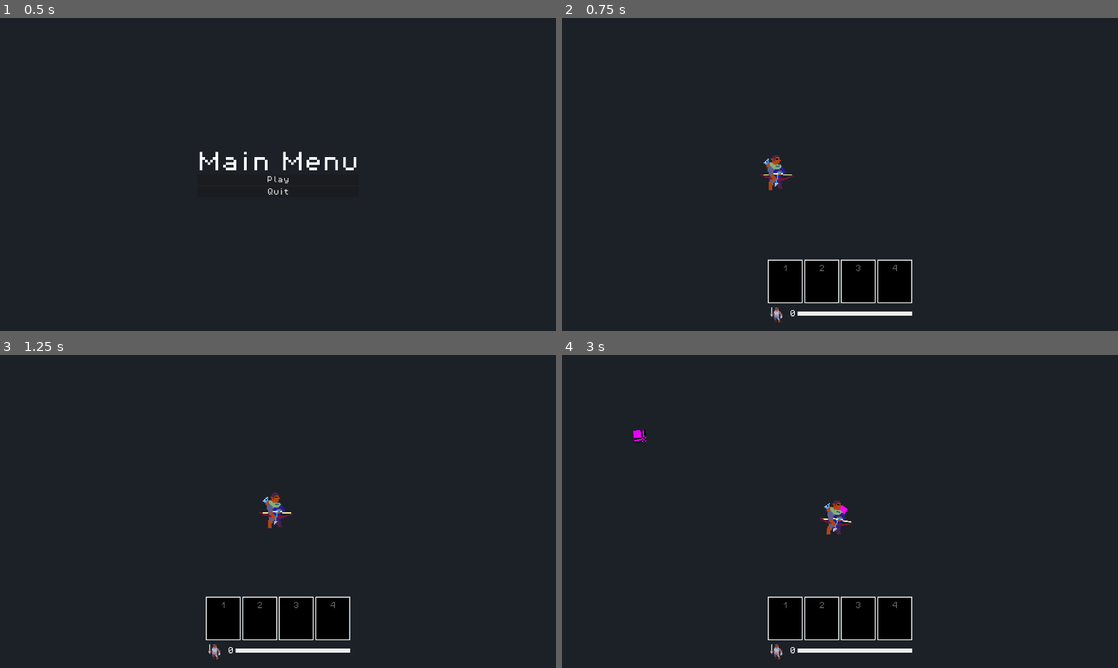
Above: before the commit, frames 1-4 (two rows, left to right).
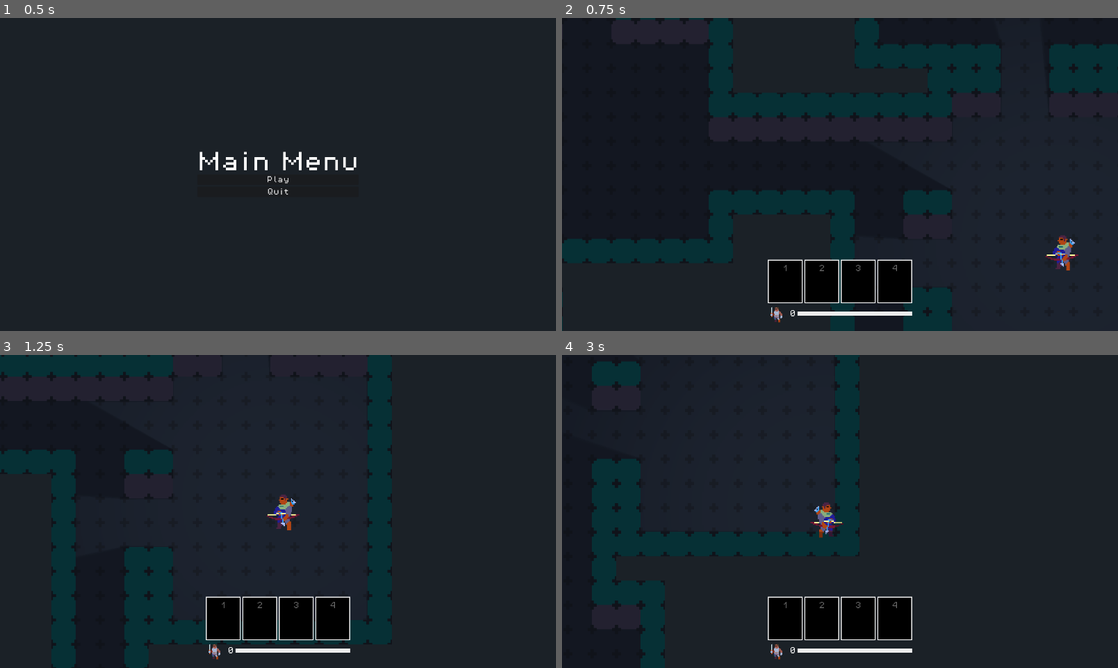
Above: after the commit, the same moments.

Repository: OscarFermu-UOC/TFG-echos-of-the-deep
Game: Godot game, scene res://ui/main_menu/main_menu.tscn
Two runs of this game, one before a commit and one after it. Both use one fixed random seed, a clock stepped at 60 frames per second and the inputs below. Sound files missing from this copy of the repository are replaced by a short silence.
Inputs (mouse positions are in pixels of both pictures, inside the frame that each line leads up to):
- Up to frame 1 (0.5 s): no input
- Up to frame 2 (0.75 s): click "Play" at 0.5 s
- Up to frame 3 (1.25 s): no input
- Up to frame 4 (3 s): move the mouse to (962, 495) at 1.27 s; hold D (move_right) 1.28-2.03 s; hold Shift (run) 1.28-2.03 s; tap Space (roll) at 1.35, 2.3, 2.85 s; click (962, 495) at 1.42 s; move the mouse to (728, 527) at 2.02 s; hold S (move_down) 2.03-2.78 s; tap Shift (run) at 2.1 s; click (728, 527) at 2.17 s; move the mouse to (895, 442) at 2.77 s; hold D (move_right) from 2.78 s (still down); hold Shift (run) from 2.78 s (still down); click (895, 442) at 2.92 s

Frame 1 is identical in both runs. In frame 2, 0.6% of the frame differs, in the area x 35-93%, y 43-81%; in frame 3, 0.4%; in frame 4, 0.6%.
Error before the commit: Parse Error: Identifier "GlobalData" not declared in the current scope. (res://scenes/map/map_generator.gd:88)

Commit message:
Implement cards

Diff:
--- a/globals/events.gd
+++ b/globals/events.gd
@@ -25,3 +25,4 @@
 signal card_played(card: CardData)
 signal hand_updated(slot_index: int, card: CardData)
 signal draw_timer_updated(time_left: float, max_time: float)
+signal card_clicked(card: CardData, from_container: Control)
--- a/project.godot
+++ b/project.godot
@@ -17,6 +17,7 @@
 [autoload]
 
 EventBus="*res://globals/events.gd"
+GlobalData="*res://globals/global_data.gd"
 
 [debug]
 
--- /dev/null
+++ b/scenes/card/base_card.gd
@@ -0,0 +1,43 @@
+# Clase base para las cartas de la UI: aplica estilo de rareza y muestra el tooltip al pasar el ratón.
+class_name BaseCard
+extends PanelContainer
+
+const HOVER_MODULATE: Color = Color(1.25, 1.25, 1.25)
+const COLOR_RARITY_RARE: Color = Color("6699ffff")
+const COLOR_RARITY_EPIC: Color = Color("cc66ffff")
+
+@export_group("Rarity Styles")
+@export var style_common: StyleBox
+@export var style_rare: StyleBox
+@export var style_epic: StyleBox
+
+var card_data: CardData
+var _tooltip_extra_info: String = ""
+
+# Virtual: las subclases deben llamar a super.setup(card) antes de su propia lógica.
+func setup(card: CardData) -> void:
+	card_data = card
+	%Icon.texture = card.icon
+	%Title.text = card.title
+	%ExtraInfo.text = ""
+	_tooltip_extra_info = ""
+	_apply_rarity_style(card.rarity)
+
+func _apply_rarity_style(rarity: CardData.Rarity) -> void:
+	var style: StyleBox
+	var title_color: Color
+
+	match rarity:
+		CardData.Rarity.RARE:
+			style = style_rare
+			title_color = COLOR_RARITY_RARE
+		CardData.Rarity.EPIC:
+			style = style_epic
+			title_color = COLOR_RARITY_EPIC
+		_:
+			style = style_common
+			title_color = Color.WHITE
+
+	if style:
+		add_theme_stylebox_override("panel", style)
+	%Title.modulate = title_color
--- /dev/null
+++ b/scenes/card/base_card.tscn
@@ -0,0 +1,63 @@
+[gd_scene load_steps=7 format=3 uid="uid://dvpa8qx3bxkva"]
+
+[ext_resource type="Theme" uid="uid://b1wf6ueqbxmjq" path="res://theme/regular_font.tres" id="1_fnijo"]
+[ext_resource type="StyleBox" uid="uid://dd2144855ixb7" path="res://theme/card_common.tres" id="2_6lcf5"]
+[ext_resource type="Texture2D" uid="uid://c0jlk7xk2x4h2" path="res://assets/sprites/player/default_character.png" id="2_okxtm"]
+[ext_resource type="Script" uid="uid://b1vtmhb1x01yh" path="res://scenes/card/base_card.gd" id="2_u2tlh"]
+[ext_resource type="StyleBox" uid="uid://73b0yy0www8t" path="res://theme/card_rare.tres" id="4_b7wc3"]
+[ext_resource type="StyleBox" uid="uid://frk047sk17h2" path="res://theme/card_epic.tres" id="5_ktr3p"]
+
+[node name="BaseCard" type="PanelContainer"]
+clip_contents = true
+custom_minimum_size = Vector2(240, 300)
+offset_right = 40.0
+offset_bottom = 40.0
+theme = ExtResource("1_fnijo")
+theme_override_styles/panel = ExtResource("2_6lcf5")
+script = ExtResource("2_u2tlh")
+style_common = ExtResource("2_6lcf5")
+style_rare = ExtResource("4_b7wc3")
+style_epic = ExtResource("5_ktr3p")
+
+[node name="MarginContainer" type="MarginContainer" parent="."]
+layout_mode = 2
+theme_override_constants/margin_left = 10
+theme_override_constants/margin_top = 10
+theme_override_constants/margin_right = 10
+theme_override_constants/margin_bottom = 10
+
+[node name="VBoxContainer" type="VBoxContainer" parent="MarginContainer"]
+layout_mode = 2
+
+[node name="Icon" type="TextureRect" parent="MarginContainer/VBoxContainer"]
+unique_name_in_owner = true
+layout_mode = 2
+size_flags_vertical = 3
+texture = ExtResource("2_okxtm")
+expand_mode = 1
+stretch_mode = 5
+
+[node name="Title" type="Label" parent="MarginContainer/VBoxContainer"]
+unique_name_in_owner = true
+custom_minimum_size = Vector2(0, 40)
+layout_mode = 2
+theme_override_font_sizes/font_size = 16
+text = "Test Card
+Test Card"
+horizontal_alignment = 1
+vertical_alignment = 1
+autowrap_mode = 3
+text_overrun_behavior = 3
+max_lines_visible = 2
+
+[node name="ExtraInfo" type="RichTextLabel" parent="MarginContainer/VBoxContainer"]
+unique_name_in_owner = true
+custom_minimum_size = Vector2(0, 32)
+layout_mode = 2
+mouse_filter = 2
+bbcode_enabled = true
+text = "Cost: 5
+Cost: 50"
+scroll_active = false
+horizontal_alignment = 1
+vertical_alignment = 1
--- /dev/null
+++ b/scenes/card/codex_card.gd
@@ -0,0 +1,32 @@
+# Carta del codex: extiende BaseCard para mostrar cartas bloqueadas/desbloqueadas en la colección.
+class_name CodexCard
+extends BaseCard
+
+const COLOR_LOCKED_CARD: Color = Color(0.7, 0.7, 0.7, 1.0)
+const COLOR_DESCRIPTION: Color = Color(0.7, 0.7, 0.7)
+const LOCKED_ICON_MODULATE: Color = Color(0.0, 0.0, 0.0, 1.0) # Icono negro para cartas bloqueadas
+const LOCKED_TOOLTIP: String = "Find this card in the\ndepths to unlock its data"
+
+var is_locked: bool = false
+
+func setup_codex(card: CardData, locked: bool) -> void:
+	super.setup(card)
+	is_locked = locked
+
+	if is_locked:
+		%Icon.modulate = LOCKED_ICON_MODULATE
+		%Title.text = "???"
+		%ExtraInfo.text = "LOCKED"
+		_tooltip_extra_info = LOCKED_TOOLTIP
+		modulate = COLOR_LOCKED_CARD
+	else:
+		%Icon.modulate = Color.WHITE
+		%ExtraInfo.text = card.description
+		%ExtraInfo.modulate = COLOR_DESCRIPTION
+		_tooltip_extra_info = ""
+		modulate = Color.WHITE
+
+func _gui_input(event: InputEvent) -> void:
+	if event is InputEventMouseButton and event.pressed and event.button_index == MOUSE_BUTTON_LEFT:
+		accept_event()
+		EventBus.card_clicked.emit(card_data, self)
--- /dev/null
+++ b/scenes/card/codex_card.tscn
@@ -0,0 +1,19 @@
+[gd_scene load_steps=3 format=3 uid="uid://cgepq64nac8ea"]
+
+[ext_resource type="PackedScene" uid="uid://dvpa8qx3bxkva" path="res://scenes/card/base_card.tscn" id="1_57med"]
+[ext_resource type="Script" uid="uid://btwmxroc1s5a8" path="res://scenes/card/codex_card.gd" id="2_pqw72"]
+
+[node name="BaseCard" instance=ExtResource("1_57med")]
+script = ExtResource("2_pqw72")
+
+[node name="MarginContainer" parent="." index="0"]
+mouse_filter = 2
+
+[node name="VBoxContainer" parent="MarginContainer" index="0"]
+mouse_filter = 2
+
+[node name="Icon" parent="MarginContainer/VBoxContainer" index="0"]
+mouse_filter = 2
+
+[node name="ExtraInfo" parent="MarginContainer/VBoxContainer" index="2"]
+text = "Blocks "
--- /dev/null
+++ b/scenes/card/elevator_card.gd
@@ -0,0 +1,8 @@
+# Variante de carta para el Elevator: muestra si está desbloqueada y su coste como "FREE".
+class_name ElevatorCard
+extends CodexCard
+
+func setup(card: CardData) -> void:
+	super.setup(card)
+	%ExtraInfo.text = "FREE"
+	_tooltip_extra_info = "Unlocked: %s" % str(card.id in GlobalData.save_file.unlocked_card_ids)
--- /dev/null
+++ b/scenes/card/elevator_card.tscn
@@ -0,0 +1,64 @@
+[gd_scene load_steps=7 format=3 uid="uid://buj42tsa1tgkw"]
+
+[ext_resource type="Theme" uid="uid://b1wf6ueqbxmjq" path="res://theme/regular_font.tres" id="1_ccak6"]
+[ext_resource type="Script" uid="uid://be0kt1657033i" path="res://scenes/card/elevator_card.gd" id="2_0erfb"]
+[ext_resource type="StyleBox" uid="uid://dd2144855ixb7" path="res://theme/card_common.tres" id="3_ywht5"]
+[ext_resource type="StyleBox" uid="uid://73b0yy0www8t" path="res://theme/card_rare.tres" id="4_yfxnx"]
+[ext_resource type="StyleBox" uid="uid://frk047sk17h2" path="res://theme/card_epic.tres" id="5_0841k"]
+[ext_resource type="Texture2D" uid="uid://c0jlk7xk2x4h2" path="res://assets/sprites/player/default_character.png" id="6_ywht5"]
+
+[node name="BaseCard" type="PanelContainer"]
+clip_contents = true
+custom_minimum_size = Vector2(240, 300)
+offset_right = 120.0
+offset_bottom = 150.0
+theme = ExtResource("1_ccak6")
+script = ExtResource("2_0erfb")
+style_common = ExtResource("3_ywht5")
+style_rare = ExtResource("4_yfxnx")
+style_epic = ExtResource("5_0841k")
+
+[node name="MarginContainer" type="MarginContainer" parent="."]
+layout_mode = 2
+mouse_filter = 2
+theme_override_constants/margin_left = 10
+theme_override_constants/margin_top = 10
+theme_override_constants/margin_right = 10
+theme_override_constants/margin_bottom = 10
+
+[node name="VBoxContainer" type="VBoxContainer" parent="MarginContainer"]
+layout_mode = 2
+mouse_filter = 2
+
+[node name="Icon" type="TextureRect" parent="MarginContainer/VBoxContainer"]
+unique_name_in_owner = true
+layout_mode = 2
+size_flags_vertical = 3
+mouse_filter = 2
+texture = ExtResource("6_ywht5")
+expand_mode = 1
+stretch_mode = 5
+
+[node name="Title" type="Label" parent="MarginContainer/VBoxContainer"]
+unique_name_in_owner = true
+custom_minimum_size = Vector2(0, 60)
+layout_mode = 2
+theme_override_font_sizes/font_size = 16
+text = "Treasure Hunter
+Treasure Hunter"
+horizontal_alignment = 1
+vertical_alignment = 1
+autowrap_mode = 3
+text_overrun_behavior = 3
+max_lines_visible = 2
+
+[node name="ExtraInfo" type="RichTextLabel" parent="MarginContainer/VBoxContainer"]
+unique_name_in_owner = true
+custom_minimum_size = Vector2(0, 32)
+layout_mode = 2
+mouse_filter = 2
+bbcode_enabled = true
+text = "Blocks "
+scroll_active = false
+horizontal_alignment = 1
+vertical_alignment = 1
--- a/scenes/enemy/enemy.gd
+++ b/scenes/enemy/enemy.gd
@@ -277,15 +277,16 @@
 	set_physics_process(false)
 	stop_movement()
 
+	EventBus.enemy_died.emit()
+
+	_animate_death()
+
 	if audio_death and audio_death.stream:
 		audio_death.reparent(get_parent())
 		audio_death.play()
 		await audio_death.finished
 		audio_death.queue_free()
 
-	EventBus.enemy_died.emit()
-
 	# Esperamos a que termine la animación antes de liberar el nodo
-	_animate_death()
 	await get_tree().create_timer(DEATH_FREE_DELAY).timeout
 	queue_free()
--- a/scenes/map/map_generator.gd
+++ b/scenes/map/map_generator.gd
@@ -3,7 +3,7 @@
 extends Node2D
 
 # ==========================================================
-# CONSTANTS
+# CONSTANTES
 # ==========================================================
 const FLOOR_TERRAIN: int = 0
 const TOP_TERRAIN: int   = 1
@@ -58,19 +58,19 @@
 
 @onready var _player: Player = %Player
 # ==========================================================
-# STATE
+# ESTADO
 # ==========================================================
 var rooms: Array[Rect2i] = []
 var _spawn_chance: float  = 0.0
 
 # ==========================================================
-# LIFECYCLE
+# CICLO DE VIDA
 # ==========================================================
 func _ready() -> void:
 	generate_dungeon(2)
 
 # ==========================================================
-# PUBLIC API
+# API PUBLICA
 # ==========================================================
 func generate_dungeon(stage: int) -> void:
 	if not tile_map_layer:
@@ -85,6 +85,7 @@
 
 	_set_difficulty(stage)
 
+	# Si el clank ya alcanzó el umbral invocamos al Hunter antes de generar el nivel
 	if GlobalData.max_clank_reached:
 		spawn_hunter()
 
@@ -114,6 +115,7 @@
 # STEP 0 — DIFFICULTY SCALING
 # ==========================================================
 func _set_difficulty(stage: int) -> void:
+	# El mapa y los enemigos escalan con el stage actual
 	map_width  += stage * 10
 	map_height += stage * 10
 	room_count += stage * 2
@@ -293,24 +295,24 @@
 	var max_depth: int  = GlobalData.max_depth_for_cycle
 	var ascending: bool = GlobalData.is_ascending
 
-	# Place player at the appropriate end based on travel direction.
+	# Al ascender el jugador empieza en la habitación de salida
 	_player.position = tile_map_layer.map_to_local(
 		exit_room.get_center() if ascending else start_room.get_center()
 	)
 
-	# Entrance node: exit portal on floor 1, upward stairs on deeper floors.
+	# En la planta 1 colocamos la salida; en las demás, escaleras de subida
 	if depth == 1:
 		_instance_scene(exit_scene, start_room.get_center())
 	else:
 		_instance_scene(stairs_up_scene, start_room.get_center())
 
-	# Exit node: artifact target on the deepest floor, downward stairs otherwise.
+	# En la planta más profunda colocamos el artefacto; si no, escaleras de bajada
 	if depth == max_depth:
 		_instance_scene(target_scene, exit_room.get_center())
 	elif not ascending:
 		_instance_scene(stairs_down_scene, exit_room.get_center())
 
-	# Populate intermediate rooms with enemies and coins.
+	# Poblamos las habitaciones intermedias con enemigos y monedas
 	for room in rooms:
 		if room == start_room or room == exit_room:
 			continue
@@ -341,10 +343,12 @@
 	entities_container.add_child(instance)
 
 func _calculate_hunter_spawn_pos() -> Vector2:
+	# Posición aleatoria en el círculo alrededor del jugador
 	var angle: float = randf() * TAU
 	return _player.global_position + Vector2(cos(angle), sin(angle)) * HUNTER_SPAWN_RADIUS
 
 func _pick_random_enemy_by_weight() -> EnemySpawnData:
+	# Filtramos por ciclo mínimo y hacemos una selección aleatoria ponderada
 	var cycle: int = GlobalData.current_cycle
 	var candidates: Array = possible_enemies.filter(func(d): return cycle >= d.min_cycle)
 
@@ -389,6 +393,7 @@
 	return coords
 
 func _get_random_pos_in_room(room: Rect2i) -> Vector2:
+	# grow con valor negativo reduce el área para evitar spawns pegados a las paredes
 	var inner: Rect2i = room.grow(INNER_ROOM_MARGIN)
 	return Vector2(
 		randi_range(inner.position.x, inner.end.x - 1),
--- /dev/null
+++ b/theme/card_common.tres
@@ -0,0 +1,9 @@
+[gd_resource type="StyleBoxFlat" format=3 uid="uid://dd2144855ixb7"]
+
+[resource]
+bg_color = Color(0.08468992, 0.08468994, 0.08468988, 1)
+border_width_left = 2
+border_width_top = 2
+border_width_right = 2
+border_width_bottom = 2
+border_color = Color(0.28535965, 0.26898292, 0.23347774, 1)
--- /dev/null
+++ b/theme/card_epic.tres
@@ -0,0 +1,9 @@
+[gd_resource type="StyleBoxFlat" format=3 uid="uid://frk047sk17h2"]
+
+[resource]
+bg_color = Color(0.08468992, 0.08468994, 0.08468988, 1)
+border_width_left = 2
+border_width_top = 2
+border_width_right = 2
+border_width_bottom = 2
+border_color = Color(0.8, 0.4, 1, 1)
--- /dev/null
+++ b/theme/card_rare.tres
@@ -0,0 +1,9 @@
+[gd_resource type="StyleBoxFlat" format=3 uid="uid://73b0yy0www8t"]
+
+[resource]
+bg_color = Color(0.08468992, 0.08468994, 0.08468988, 1)
+border_width_left = 2
+border_width_top = 2
+border_width_right = 2
+border_width_bottom = 2
+border_color = Color(0.4, 0.6, 1, 1)
Not shown, added: scenes/card/base_card.gd.uid
Not shown, added: scenes/card/codex_card.gd.uid
Not shown, added: scenes/card/elevator_card.gd.uid
Not shown, removed: data/enemies/.DS_Store
